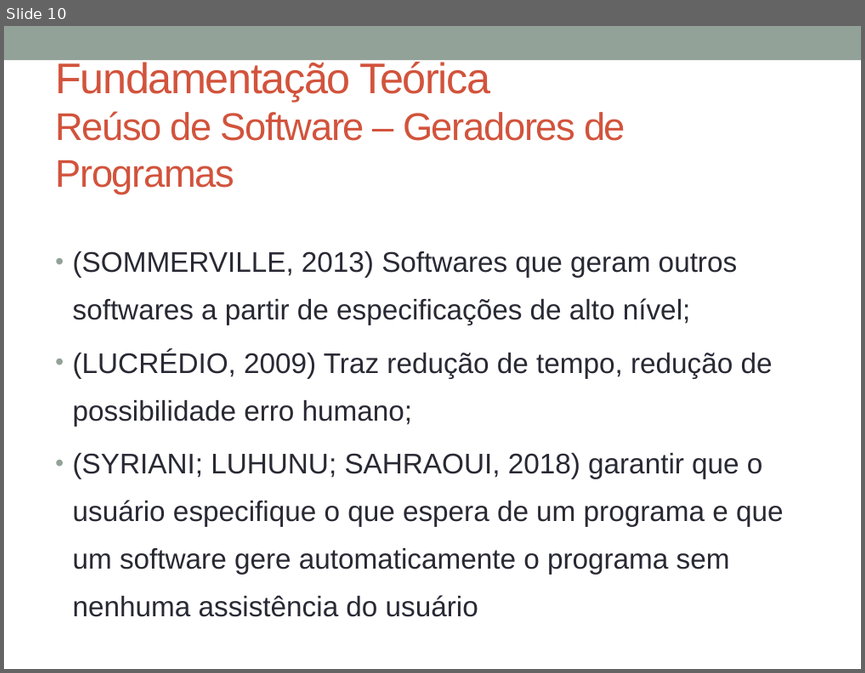
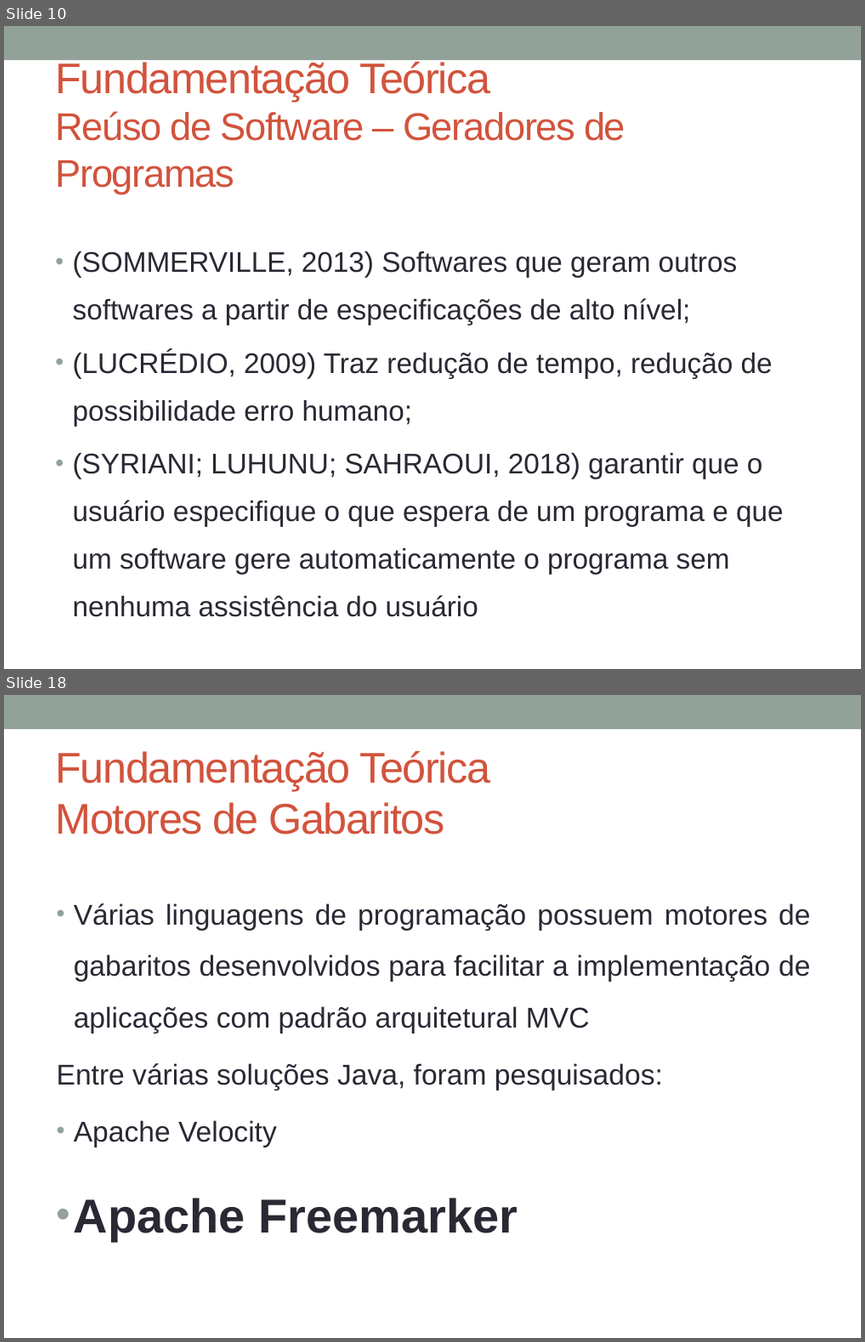
Before and after one commit to glaubergad/tccrepo, a slide deck: mono/Defesa TCC - Gerador de Dashboards.pptx. Shown one above the other, each under a label of ours: slide 10 before the commit, slides 10 and 18 after it; the slides between them are not shown. The pictures are 865x673 and 865x1342 pixels, drawn with LibreOffice and Linux fonts; fonts in the diff are those of the drawing. Boxes give left, top, right and bottom in pixels: in the first picture for what was removed or moved away, otherwise in the second. Text is boxed around its words. In the diff, an @@ line names an element or a change of style, - is before the commit and + after.

```diff
--- a/mono/Defesa TCC - Gerador de Dashboards.pptx
+++ b/mono/Defesa TCC - Gerador de Dashboards.pptx
@@ slide 18 added at (4,695,861,1338), background #FFFFFF; not listed: 1 template element that a slide beside it also shows @@
@@ title added at (55,751,490,834), 36 pt, text #D2533C @@
+Fundamentação Teórica
+Motores de Gabaritos
@@ text added at (57,903,810,1241), 24 pt, text #292934 @@
+• Várias linguagens de programação possuem motores de gabaritos desenvolvidos para facilitar a implementação de aplicações com padrão arquitetural MVC
+Entre várias soluções Java, foram pesquisados:
+• Apache Velocity
+• Apache Freemarker
```
Also in this commit, not shown: 8 other slides added, 18 other files.
